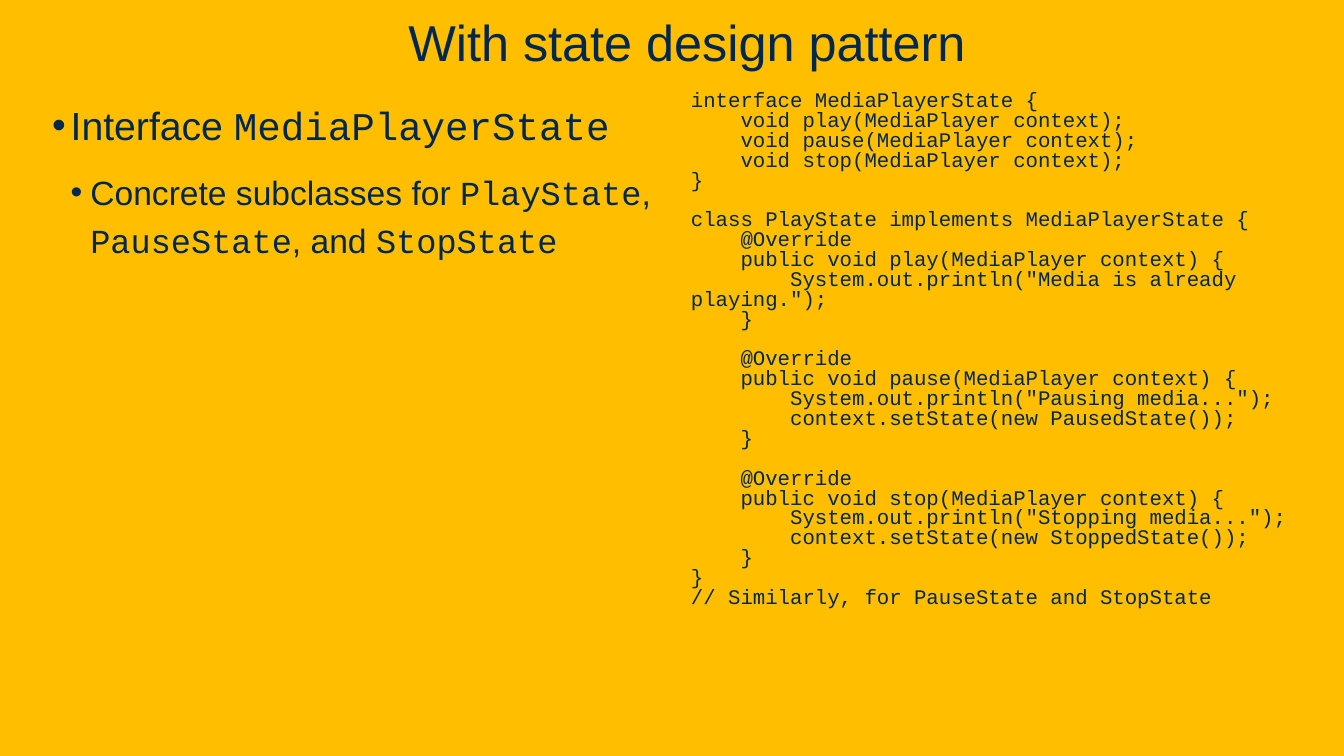
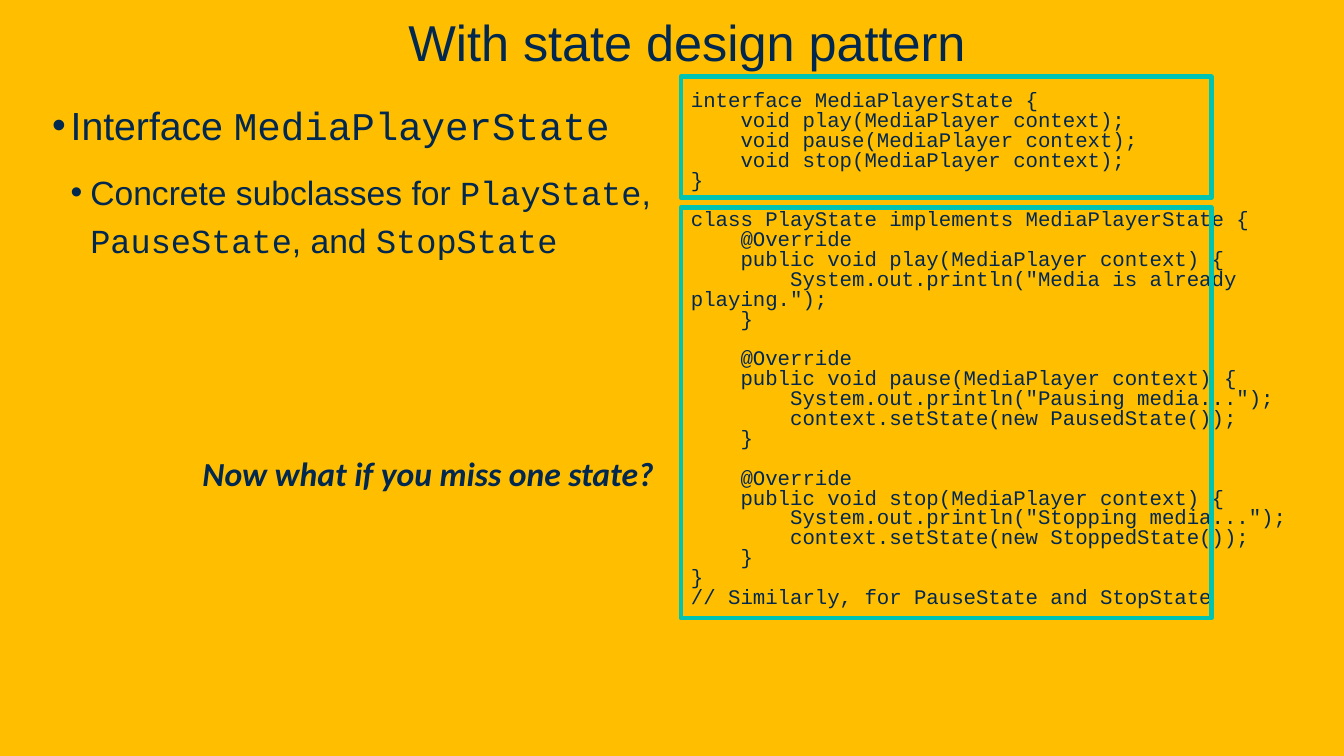
Before and after one commit to davsec-teaching/ECS160-Winter2025, a slide deck: slide 88 of slides/8_design_patterns.pptx (slide 85 before the commit). Drawn at 1344x756 pixels with LibreOffice and Linux fonts; fonts in the diff are those of the drawing; background and template pictures are left out. Boxes give left, top, right and bottom in pixels: in the first picture for what was removed or moved away, otherwise in the second. Text is boxed around its words. In the diff, an @@ line names an element or a change of style, - is before the commit and + after.

Commit message:
Update design patterns slide

```diff
--- a/slides/8_design_patterns.pptx
+++ b/slides/8_design_patterns.pptx
@@ rectangle added at <box>681,77,1211,198</box>, outline #00C4B2 3.25 pt @@
@@ rectangle added at <box>681,208,1211,618</box>, outline #00C4B2 3.25 pt @@
@@ text added at <box>202,462,653,492</box>, 24 pt, text #022850, bold, italic @@
+Now what if you miss one state?
```
Also in this commit, not shown: 14 other slides changed, 7 slides added, 3 slides removed.
